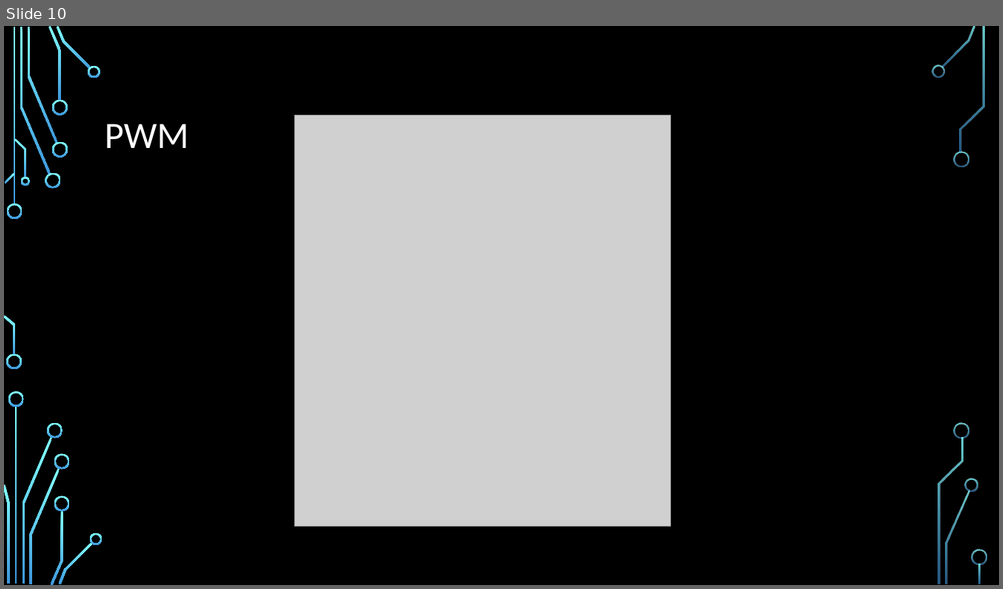
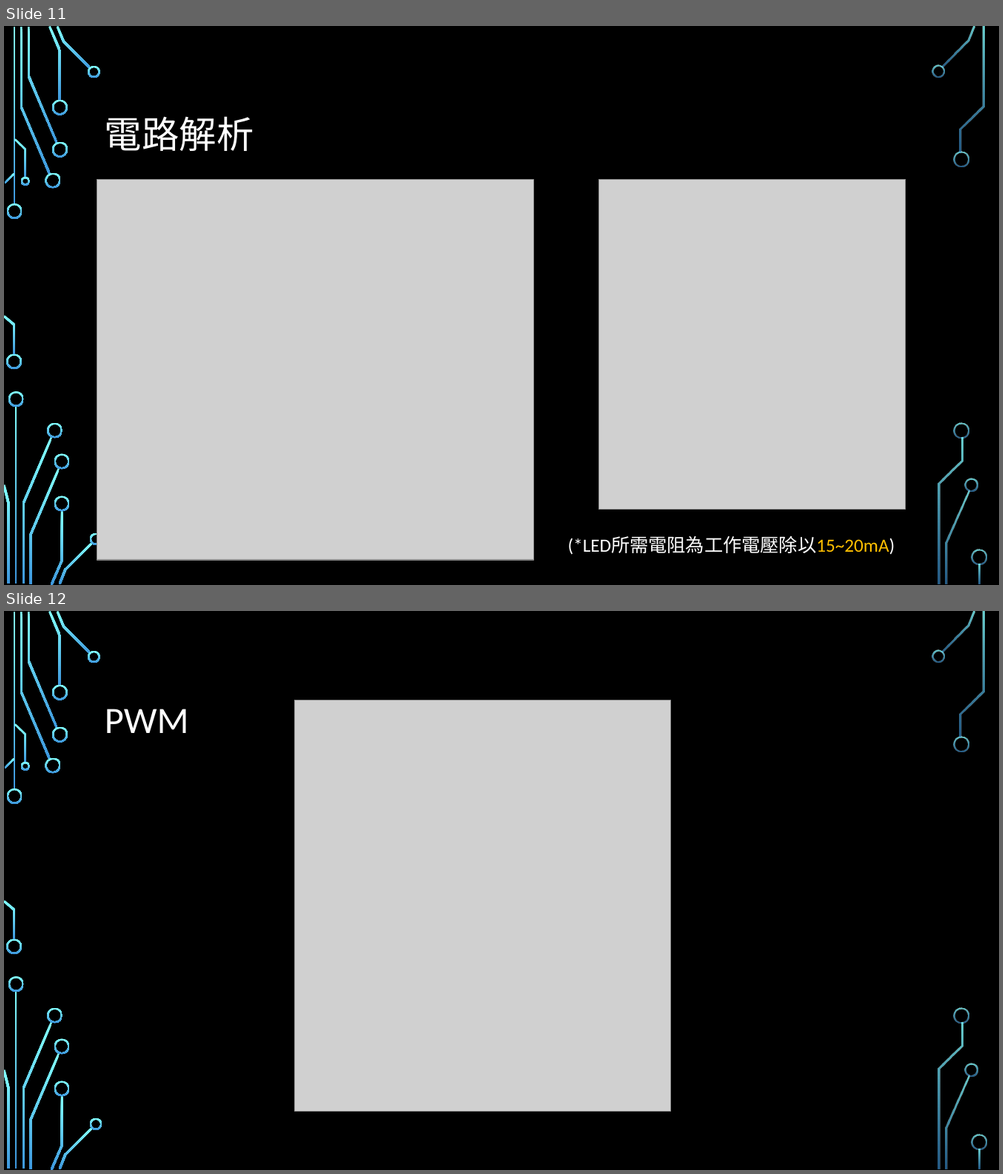
Before and after one commit to sean10776/PPT, a slide deck: Arduino入門.pptx. Shown one above the other, each under a label of ours: slide 10 before the commit, slides 11 and 12 after it. The pictures are 1003x589 and 1003x1174 pixels, drawn with LibreOffice and Linux fonts; fonts in the diff are those of the drawing; grey boxes stand for pictures; background and template pictures are left out. Boxes give left, top, right and bottom in pixels: in the first picture for what was removed or moved away, otherwise in the second. Text is boxed around its words. In the diff, an @@ line names an element or a change of style, - is before the commit and + after.

```diff
--- a/Arduino入門.pptx
+++ b/Arduino入門.pptx
@@ slide 11 added at box(4, 26, 999, 585), background picture (left out); not listed: 36 template elements that a slide beside it also shows @@
@@ title added at box(105, 116, 254, 151), 36 pt, text #FFFFFF @@
+電路解析
@@ picture added at box(97, 180, 534, 561) @@
@@ picture added at box(599, 180, 906, 510) @@
@@ text added at box(568, 537, 895, 555), 18 pt, text #FFFFFF @@
+(*LED所需電阻為工作電壓除以15~20mA)
@@ what was slide 10 is now slide 12 @@
```
Also in this commit, not shown: 1 slide changed, 2 other slides added, 1 slide removed, 7 other files.
